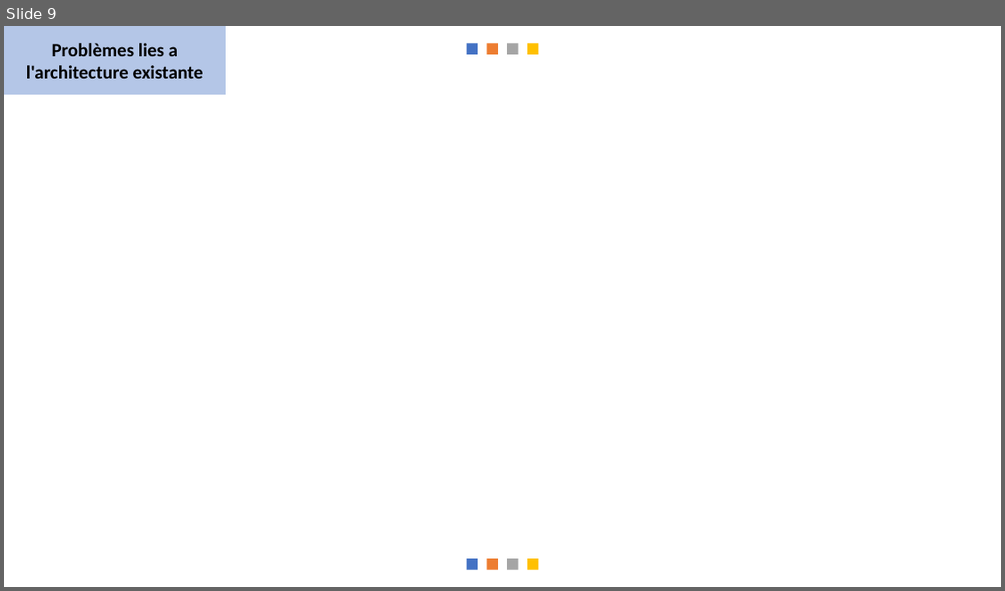
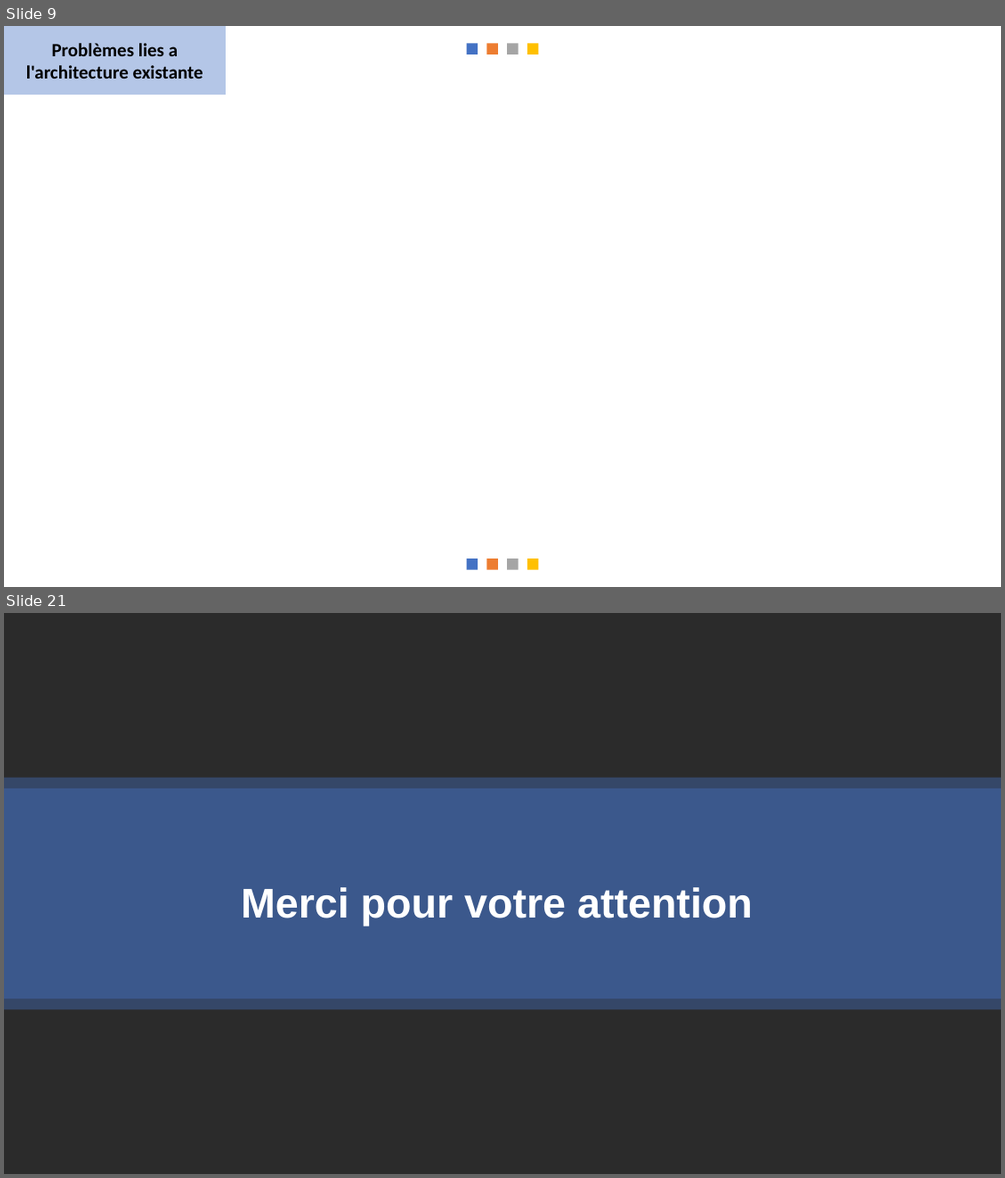
Before and after one commit to messaoudibrahim/Memoire, a slide deck: DIAPO/Présentation.pptx. Shown one above the other, each under a label of ours: slide 9 before the commit, slides 9 and 21 after it; the slides between them are not shown. The pictures are 1005x591 and 1005x1178 pixels, drawn with LibreOffice and Linux fonts; fonts in the diff are those of the drawing; background and template pictures are left out; a plain dark background stands for a picture behind light text. Boxes give left, top, right and bottom in pixels: in the first picture for what was removed or moved away, otherwise in the second. Text is boxed around its words. In the diff, an @@ line names an element or a change of style, - is before the commit and + after.

```diff
--- a/DIAPO/Présentation.pptx
+++ b/DIAPO/Présentation.pptx
@@ slide 21 added at (4,613,1001,1174), background picture (left out) @@
@@ rectangle added at (4,778,1001,1009), fill #4472C4 at 40% opacity @@
@@ rectangle added at (4,788,1001,998), fill #4472C4 at 40% opacity @@
@@ text added at (241,887,752,926), 40 pt, text #FFFFFF, bold @@
+Merci pour votre attention
```
Also in this commit, not shown: 11 other slides added, 1 other file.
